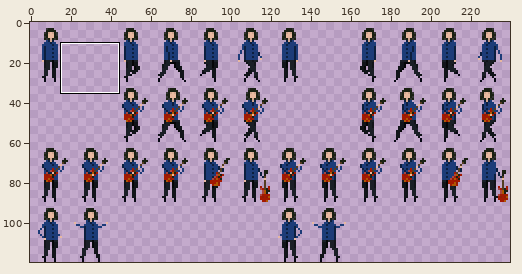
Edited in one commit: sprite sheet (src/sprites/vlad.png). Above, an overview of the earlier version with the close-up marked.
Close-up. Before the commit:
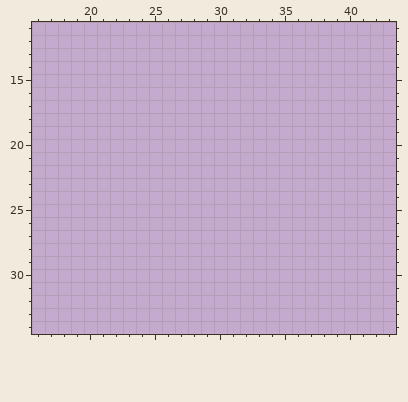
The file is 240x120 pixels. Colours within 5 levels of each other are drawn and written as one. Shown: x 16..43, y 11..34.
Palette (. is transparent): 
After the commit:
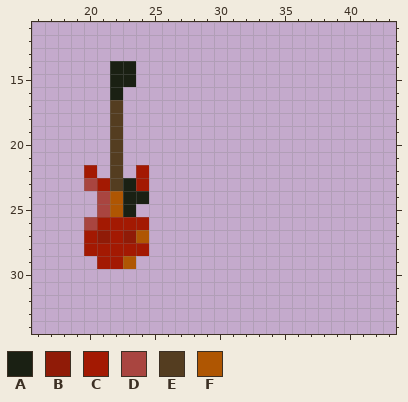
Colours new in this view: A #1a2013  B #901b07  C #a31902  D #a94540  E #543d20  F #af5602
From old to new:
{"y":14,"x":22,"old":"..","new":"AA"}
{"y":15,"x":22,"old":"..","new":"AA"}
{"y":16,"x":22,"old":".","new":"A"}
{"y":17,"x":22,"old":".","new":"E"}
{"y":18,"x":22,"old":".","new":"E"}
{"y":19,"x":22,"old":".","new":"E"}
{"y":20,"x":22,"old":".","new":"E"}
{"y":21,"x":22,"old":".","new":"E"}
{"y":22,"x":20,"old":".","new":"C"}
{"y":22,"x":22,"old":".","new":"E"}
{"y":22,"x":24,"old":".","new":"C"}
{"y":23,"x":20,"old":".....","new":"DCEAC"}
{"y":24,"x":21,"old":"....","new":"DFAA"}
{"y":25,"x":21,"old":"...","new":"DFA"}
{"y":26,"x":20,"old":".....","new":"DCCCC"}
{"y":27,"x":20,"old":".....","new":"CBCBF"}
{"y":28,"x":20,"old":".....","new":"CCCCC"}
{"y":29,"x":21,"old":"...","new":"CCF"}
